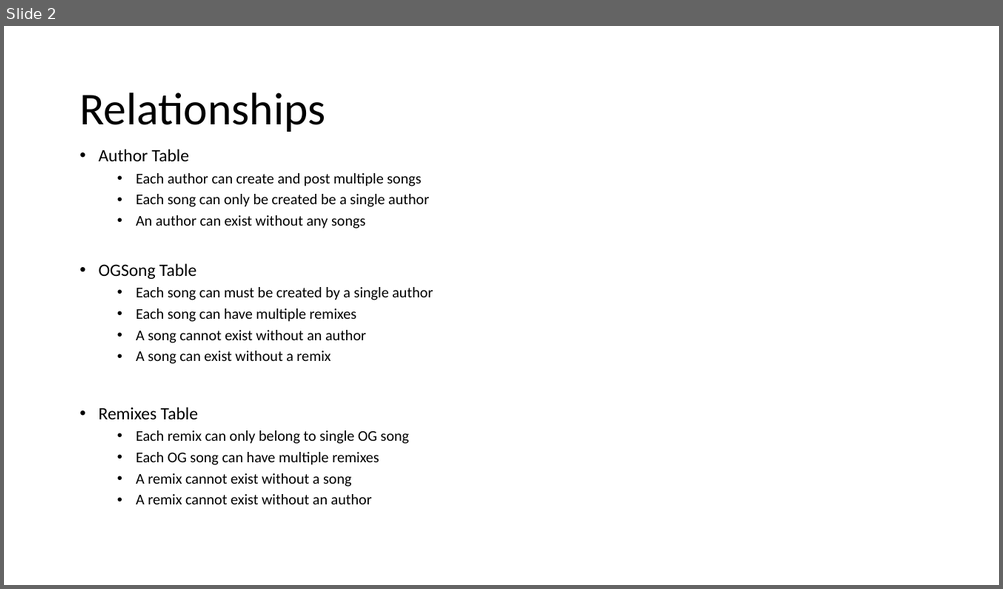
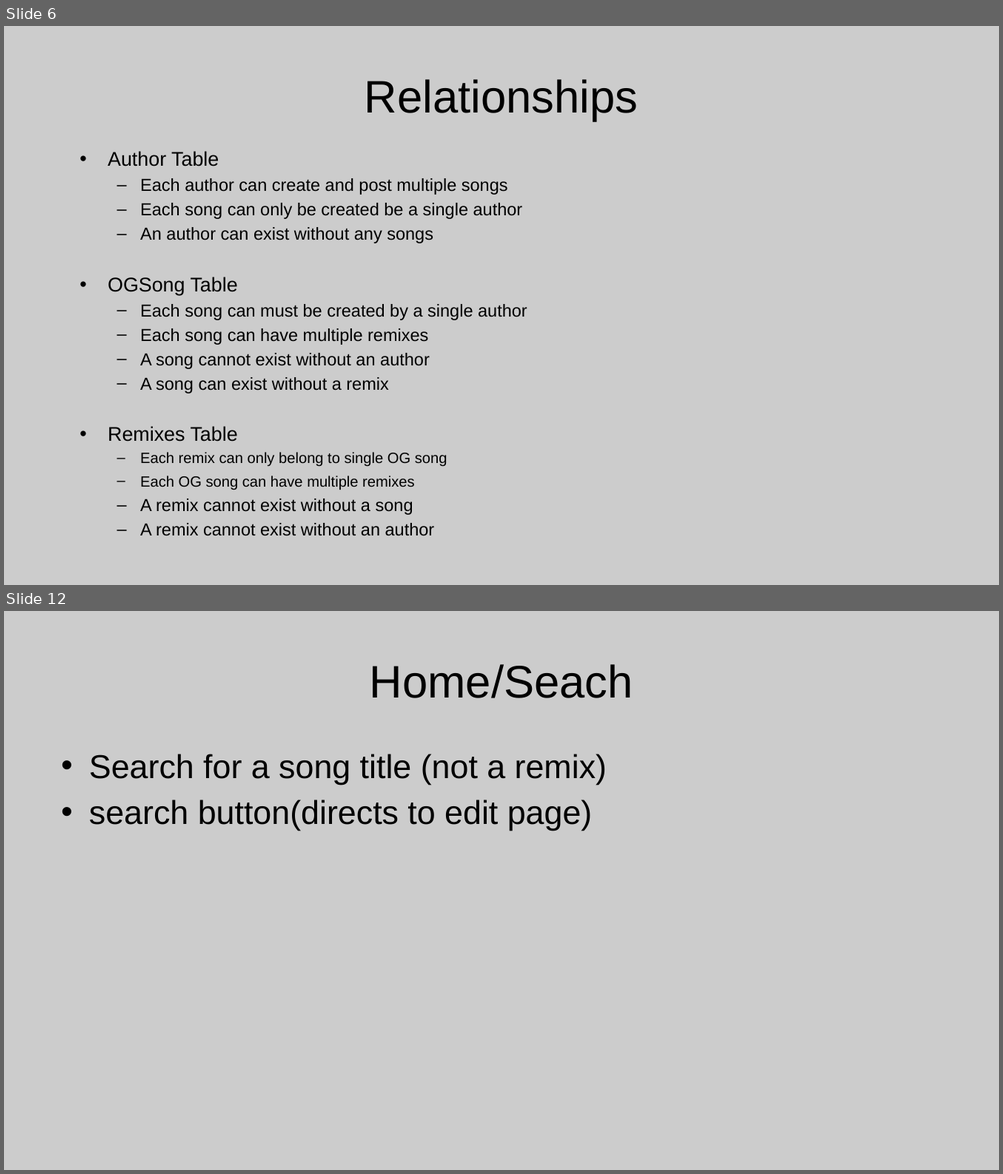
Before and after one commit to BenjieA/Music-Index-Flask-2020, a slide deck: ERDiagram.pptx. Shown one above the other, each under a label of ours: slide 2 before the commit, slides 6 and 12 after it; the slides between them are not shown. The pictures are 1003x589 and 1003x1174 pixels, drawn with LibreOffice and Linux fonts; fonts in the diff are those of the drawing. Boxes give left, top, right and bottom in pixels: in the first picture for what was removed or moved away, otherwise in the second. Text is boxed around its words. In the diff, an @@ line names an element or a change of style, - is before the commit and + after.

```diff
--- a/ERDiagram.pptx
+++ b/ERDiagram.pptx
@@ slide 12 added at bbox=[4, 611, 999, 1170], background #CCCCCC @@
@@ title added at bbox=[370, 664, 633, 698], 44 pt, text #000000 @@
+Home/Seach
@@ text added at bbox=[89, 754, 606, 831], 32 pt, text #000000 @@
+• Search for a song title (not a remix)
+• search button(directs to edit page)
@@ what was slide 2 is now slide 6 @@
@@ slide 6 changed as well @@
@@ background #FFFFFF to #CCCCCC @@
@@ title "Relationships": place and size @@
-title "Relationships" at bbox=[79, 93, 325, 132]
+title "Relationships" at bbox=[364, 79, 638, 121]
@@ title "Relationships" at bbox=[364, 79, 638, 121]: font Calibri to Arial; alignment left to centre; line spacing 0.9 to 1 @@
@@ text "Author Table" at bbox=[108, 151, 527, 537]: size 16.8 to 19.2 pt in "Author Table", "OGSong Table", "Remixes Table"; font Calibri to Arial; size 14.4 to 16.8 pt in "Each author can create and post multiple ...", "Each song can only be created be ...", "An author can exist without any songs", "Each song can must be created by ..." and 5 more places; indent changed; line spacing 0.9 to 1; less space between paragraphs; bullet • to – @@
```
Also in this commit, not shown: 2 other slides changed, 11 other slides added, 1 slide removed.
